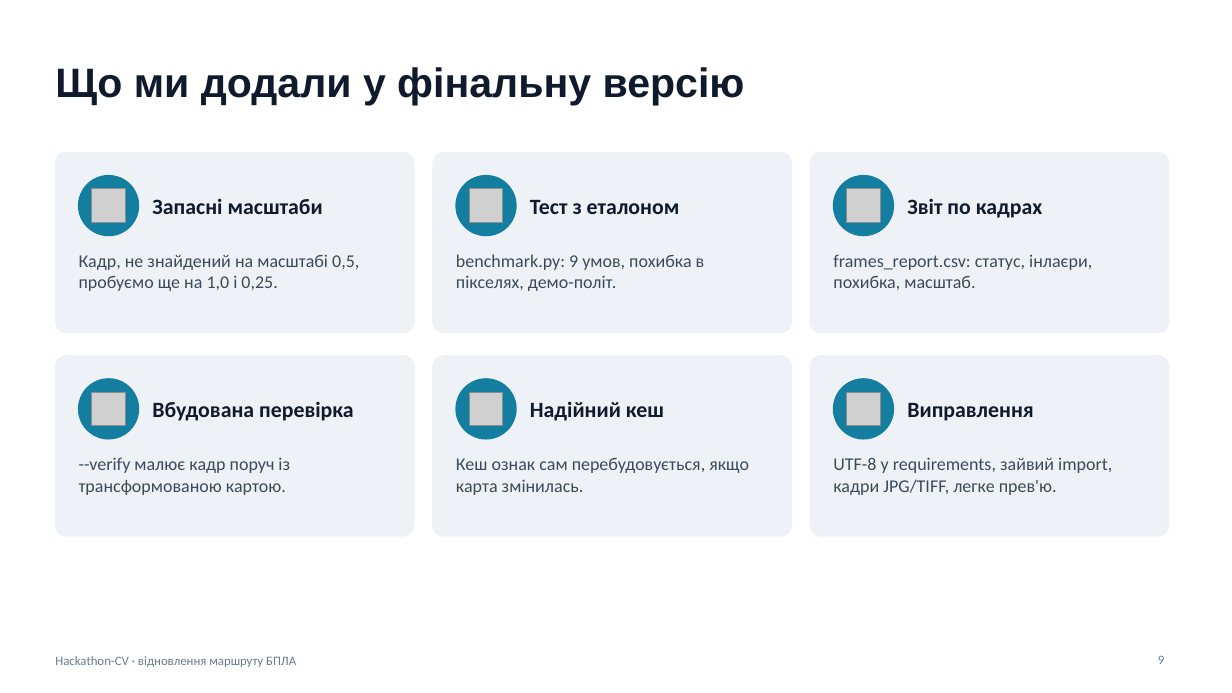
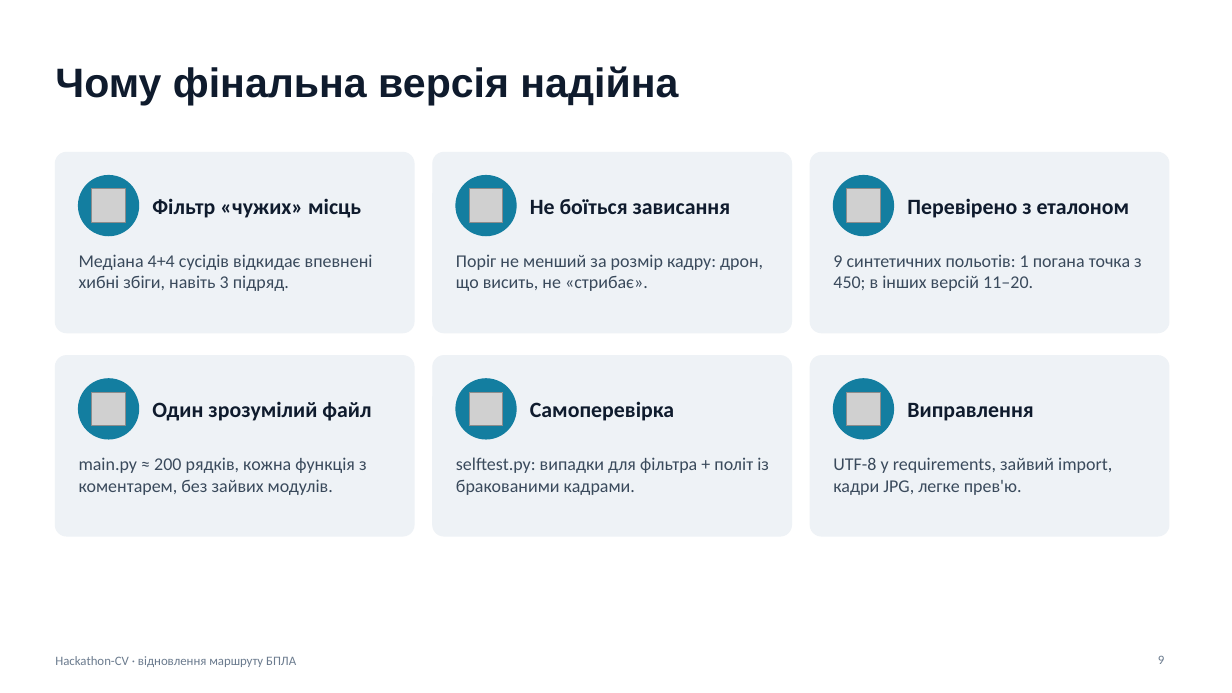
Before and after one commit to ArtemTkach643/Hackathon-CV, a slide deck: slide 9 of pitch/UAV_Route_Pitch_UA.pptx. Drawn at 1232x693 pixels with LibreOffice and Linux fonts; fonts in the diff are those of the drawing; grey boxes stand for pictures. Boxes give left, top, right and bottom in pixels: in the first picture for what was removed or moved away, otherwise in the second. Text is boxed around its words. In the diff, an @@ line names an element or a change of style, - is before the commit and + after.

```diff
--- a/pitch/UAV_Route_Pitch_UA.pptx
+++ b/pitch/UAV_Route_Pitch_UA.pptx
@@ title at (55,66,678,105): text changed @@
-Що ми додали у фінальну версію
+Чому фінальна версія надійна
@@ text at (152,198,361,218): text changed @@
-Запасні масштаби
+Фільтр «чужих» місць
@@ text at (530,199,731,214): text changed @@
-Тест з еталоном
+Не боїться зависання
@@ text at (907,198,1130,218): text changed @@
-Звіт по кадрах
+Перевірено з еталоном
@@ text at (79,254,373,291): text changed @@
-Кадр, не знайдений на масштабі 0,5, пробуємо ще на 1,0 і 0,25.
+Медіана 4+4 сусідів відкидає впевнені хибні збіги, навіть 3 підряд.
@@ text at (456,254,763,291): text changed @@
-benchmark.py: 9 умов, похибка в пікселях, демо-політ.
+Поріг не менший за розмір кадру: дрон, що висить, не «стрибає».
@@ text at (833,255,1142,291): text changed @@
-frames_report.csv: статус, інлаєри, похибка, масштаб.
+9 синтетичних польотів: 1 погана точка з 450; в інших версій 11–20.
@@ text at (152,401,371,421): text changed @@
-Вбудована перевірка
+Один зрозумілий файл
@@ text at (530,401,674,421): text changed @@
-Надійний кеш
+Самоперевірка
@@ text at (79,457,367,495): text changed @@
---verify малює кадр поруч із трансформованою картою.
+main.py ≈ 200 рядків, кожна функція з коментарем, без зайвих модулів.
@@ text at (456,457,769,495): text changed @@
-Кеш ознак сам перебудовується, якщо карта змінилась.
+selftest.py: випадки для фільтра + політ із бракованими кадрами.
@@ text at (833,457,1112,495): text changed @@
-UTF-8 у requirements, зайвий import, кадри JPG/TIFF, легке прев'ю.
+UTF-8 у requirements, зайвий import, кадри JPG, легке прев'ю.
```
Also in this commit, not shown: 4 other files.
